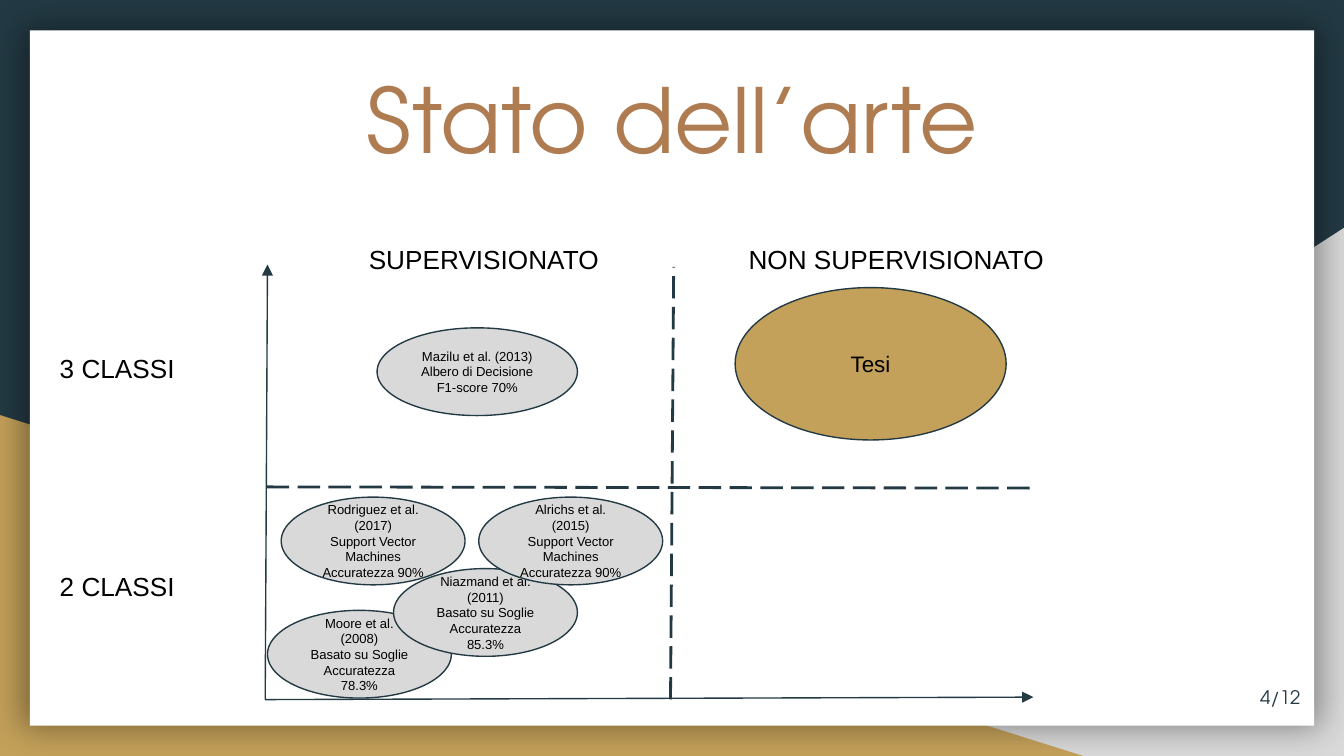
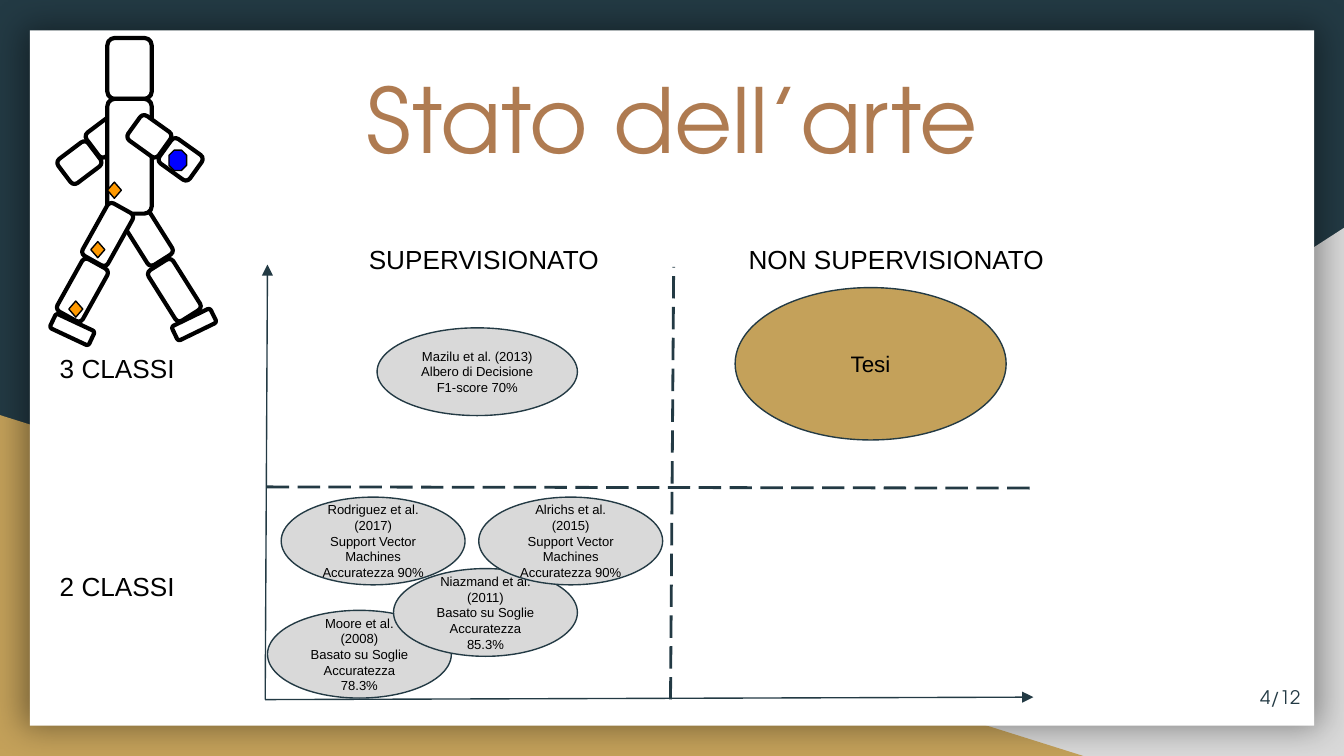
Before and after one commit to fuserale/tesi, a slide deck: slide 4 of Apprendimento non supervisionato per l’identificazione di contesti di Freezing of Gait (FOG) in pazienti affetti da Morbo di Parkinson.pptx. Drawn at 1344x756 pixels with LibreOffice and Linux fonts; fonts in the diff are those of the drawing. Boxes give left, top, right and bottom in pixels: in the first picture for what was removed or moved away, otherwise in the second. Text is boxed around its words. In the diff, an @@ line names an element or a change of style, - is before the commit and + after.

Commit message:
19/03

```diff
--- a/Apprendimento non supervisionato per l’identificazione di contesti di Freezing of Gait (FOG) in pazienti affetti da Morbo di Parkinson.pptx
+++ b/Apprendimento non supervisionato per l’identificazione di contesti di Freezing of Gait (FOG) in pazienti affetti da Morbo di Parkinson.pptx
@@ rounded rectangle added at bbox=[108, 38, 152, 98], outline #000000 2.25 pt @@
@@ rounded rectangle added at bbox=[84, 112, 133, 159], fill #FFFFFF, outline #000000 2.25 pt @@
@@ rounded rectangle added at bbox=[108, 99, 152, 214], fill #FFFFFF, outline #000000 2.25 pt @@
@@ rounded rectangle added at bbox=[126, 112, 174, 159], fill #FFFFFF, outline #000000 2.25 pt @@
@@ rounded rectangle added at bbox=[56, 139, 104, 186], fill #FFFFFF, outline #000000 2.25 pt @@
@@ rounded rectangle added at bbox=[156, 136, 205, 183], outline #000000 2.25 pt @@
@@ octagon added at bbox=[169, 151, 187, 171], fill #0000FF, outline #000000 0.75 pt @@
@@ rounded rectangle added at bbox=[80, 201, 135, 268], fill #FFFFFF, outline #000000 2.25 pt @@
@@ diamond added at bbox=[108, 183, 121, 199], fill #FF9900, outline #000000 0.75 pt @@
@@ rounded rectangle added at bbox=[118, 201, 175, 267], fill #FFFFFF, outline #000000 2.25 pt @@
@@ rounded rectangle added at bbox=[56, 257, 111, 325], fill #FFFFFF, outline #000000 2.25 pt @@
@@ diamond added at bbox=[91, 242, 105, 258], fill #FF9900, outline #000000 0.75 pt @@
@@ rounded rectangle added at bbox=[146, 257, 203, 323], fill #FFFFFF, outline #000000 2.25 pt @@
@@ rounded rectangle added at bbox=[50, 313, 95, 346], fill #FFFFFF, outline #000000 2.25 pt @@
@@ diamond added at bbox=[69, 301, 82, 317], fill #FF9900, outline #000000 0.75 pt @@
@@ rounded rectangle added at bbox=[171, 307, 216, 341], fill #FFFFFF, outline #000000 2.25 pt @@
```
Also in this commit, not shown: 2 other slides changed.
